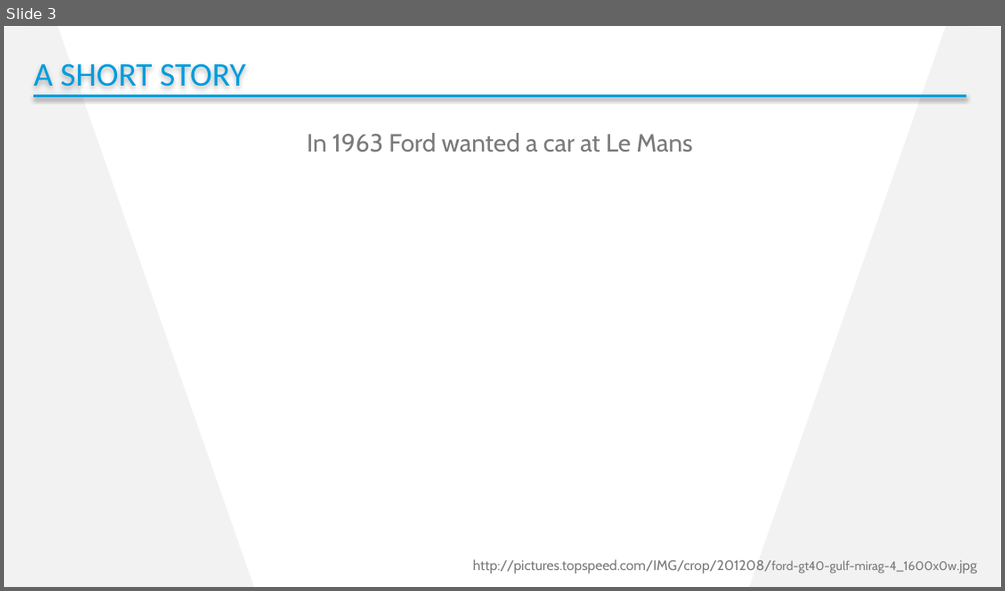
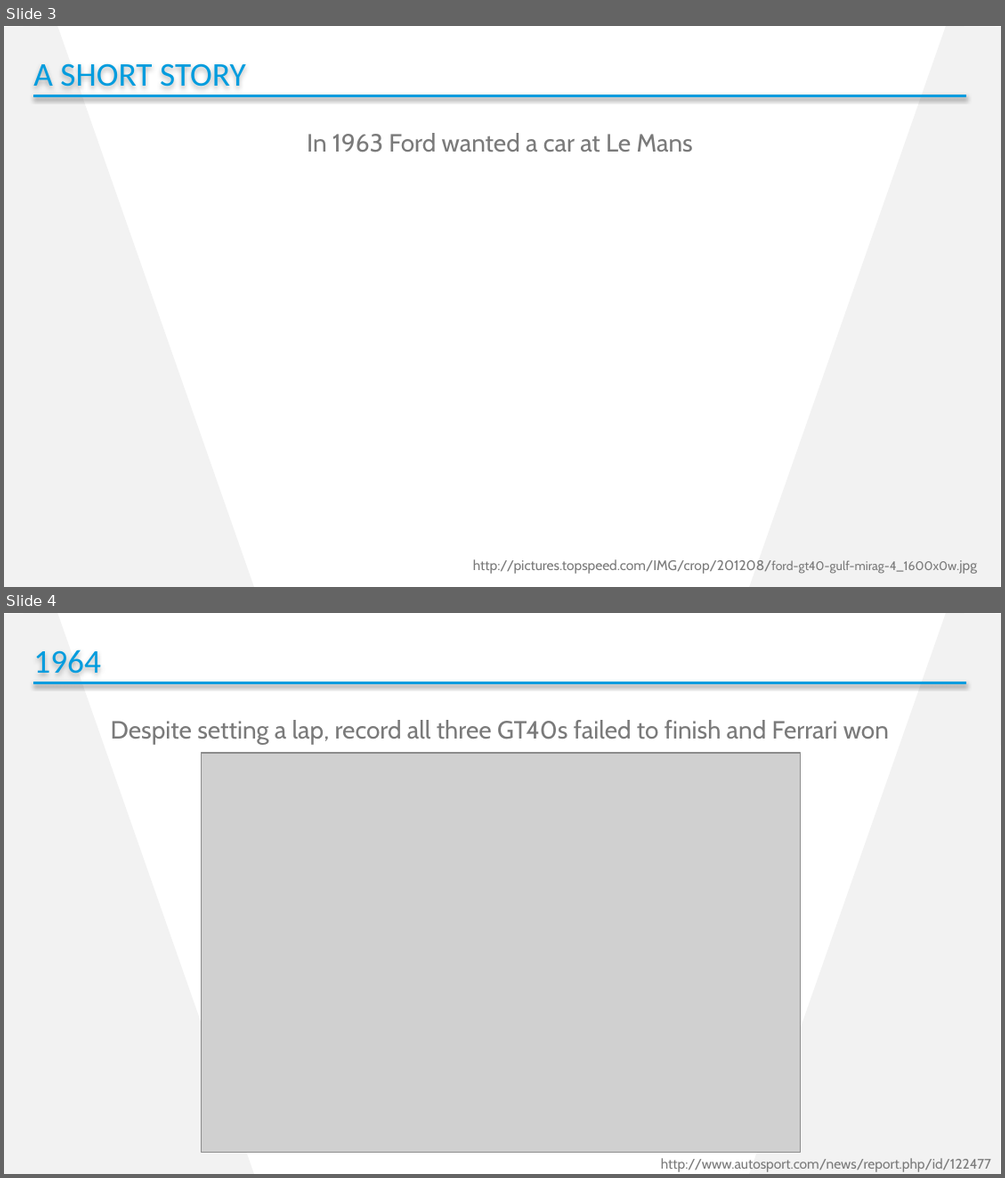
Before and after one commit to cdhunt/pssummit2017-mocking, a slide deck: Summit2017_Mocking.pptx. Shown one above the other, each under a label of ours: slide 3 before the commit, slides 3 and 4 after it. The pictures are 1005x591 and 1005x1178 pixels, drawn with LibreOffice and Linux fonts; fonts in the diff are those of the drawing; grey boxes stand for pictures; background and template pictures are left out. Boxes give left, top, right and bottom in pixels: in the first picture for what was removed or moved away, otherwise in the second. Text is boxed around its words. In the diff, an @@ line names an element or a change of style, - is before the commit and + after.

```diff
--- a/Summit2017_Mocking.pptx
+++ b/Summit2017_Mocking.pptx
@@ slide 4 added at (4, 613, 1001, 1174), background #FFFFFF; not listed: 2 template elements that a slide beside it also shows @@
@@ text added at (33, 650, 101, 674), 24 pt, text #009CDE @@
+1964
@@ line added from (34, 682) to (966, 682), #009CDE 2 pt @@
@@ text added at (111, 720, 889, 745), 18 pt, text #7A7A7A @@
+Despite setting a lap, record all three GT40s failed to finish and Ferrari won
@@ picture added at (202, 753, 800, 1151) @@
@@ text added at (661, 1158, 991, 1172), 10 pt, text #7A7A7A @@
+http://www.autosport.com/news/report.php/id/122477
```
Also in this commit, not shown: 2 slides changed, 3 other slides added, 2 slides removed.
